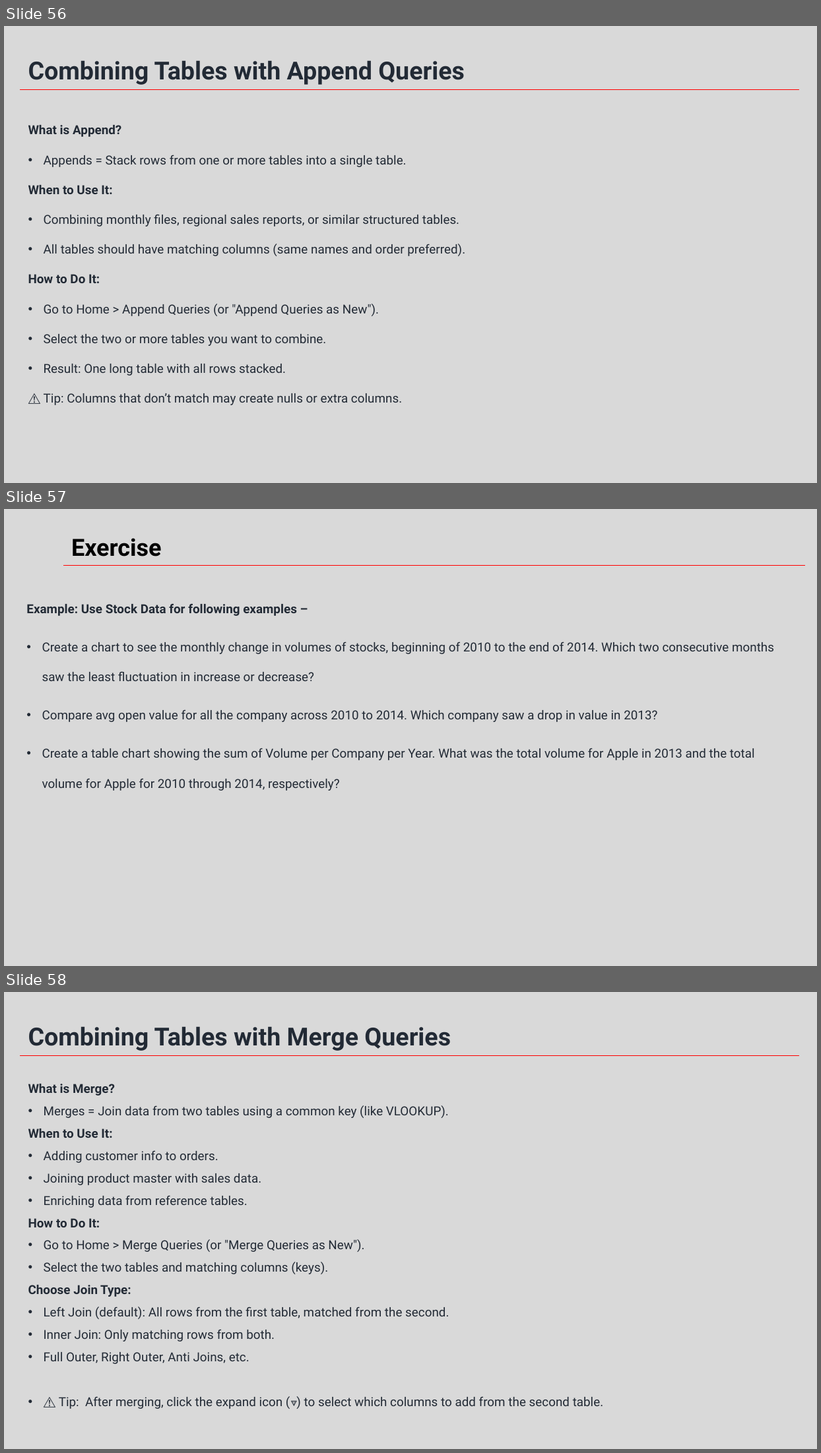
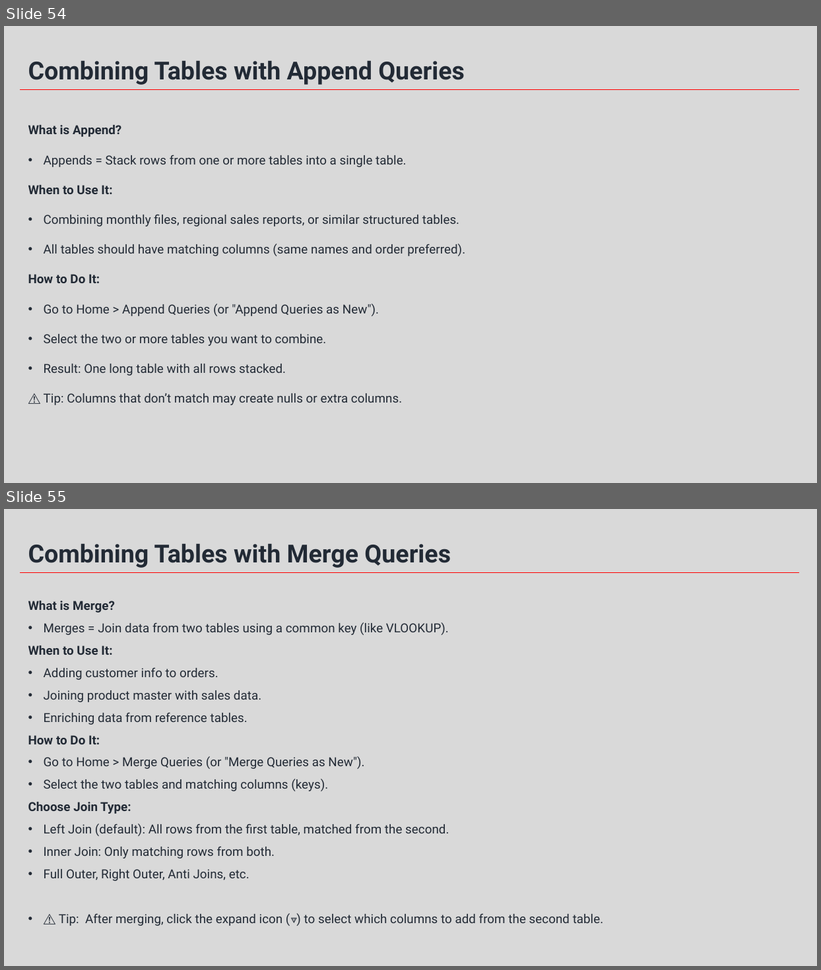
Before and after one commit to knowledge-corner/Ajmera_Group_Jun_5, a slide deck: Training Slides.pptx. Shown one above the other, each under a label of ours: slides 56, 57 and 58 before the commit, slides 54 and 55 after it. The pictures are 821x1453 and 821x970 pixels, drawn with LibreOffice and Linux fonts; fonts in the diff are those of the drawing; background and template pictures are left out. Boxes give left, top, right and bottom in pixels: in the first picture for what was removed or moved away, otherwise in the second. Text is boxed around its words. In the diff, an @@ line names an element or a change of style, - is before the commit and + after.

```diff
--- a/Training Slides.pptx
+++ b/Training Slides.pptx
@@ slide 57 removed at [4,509,817,966], background #D9D9D9 @@
@@ text removed at [71,538,161,557] @@
-Exercise
@@ line removed from (63, 565) to (805, 565) @@
@@ text removed at [26,603,774,791] @@
-Example: Use Stock Data for following examples –
-• Create a chart to see the monthly change in volumes of stocks, beginning of 2010 to the end of 2014. Which two consecutive months saw the least fluctuation in increase or decrease?
-• Compare avg open value for all the company across 2010 to 2014. Which company saw a drop in value in 2013?
-• Create a table chart showing the sum of Volume per Company per Year. What was the total volume for Apple in 2013 and the total volume for Apple for 2010 through 2014, respectively?
@@ what was slide 56 is now slide 54 @@
@@ what was slide 58 is now slide 55 @@
```
Also in this commit, not shown: 1 slide added, 4 other slides removed, 3 other files.
